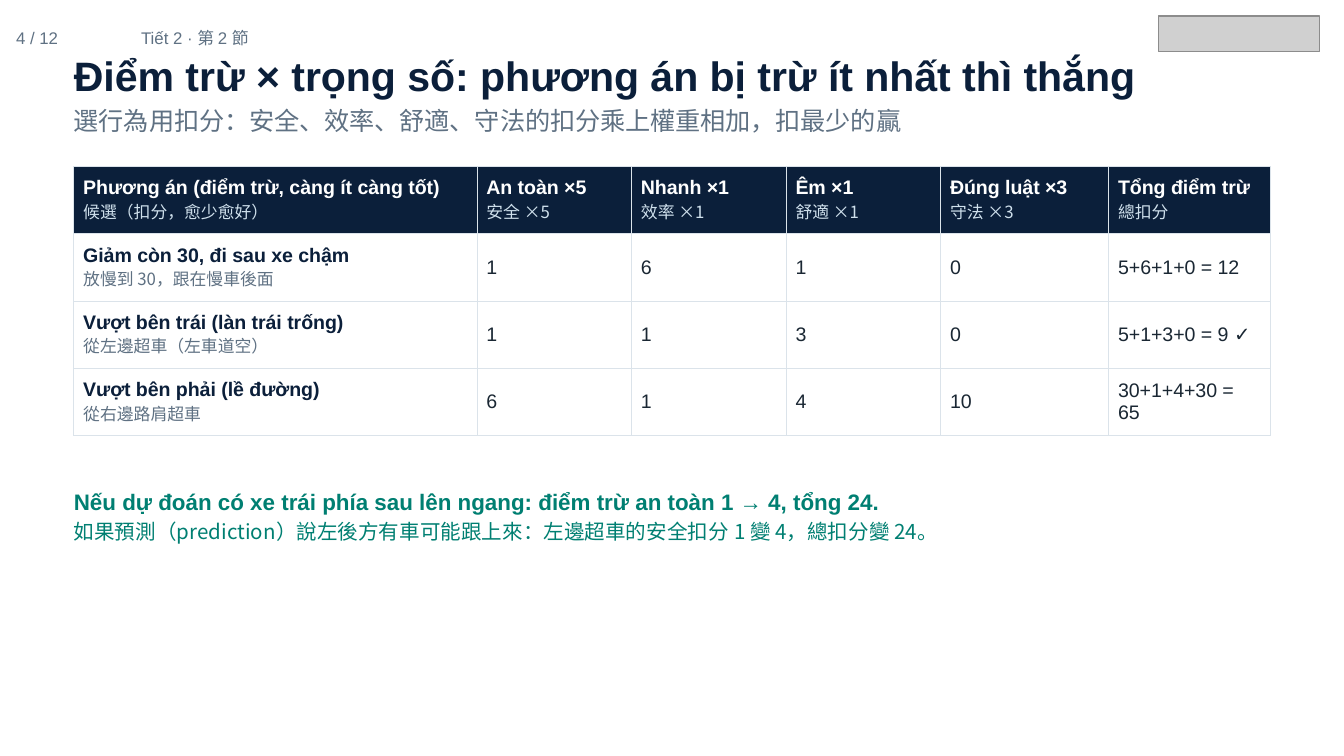
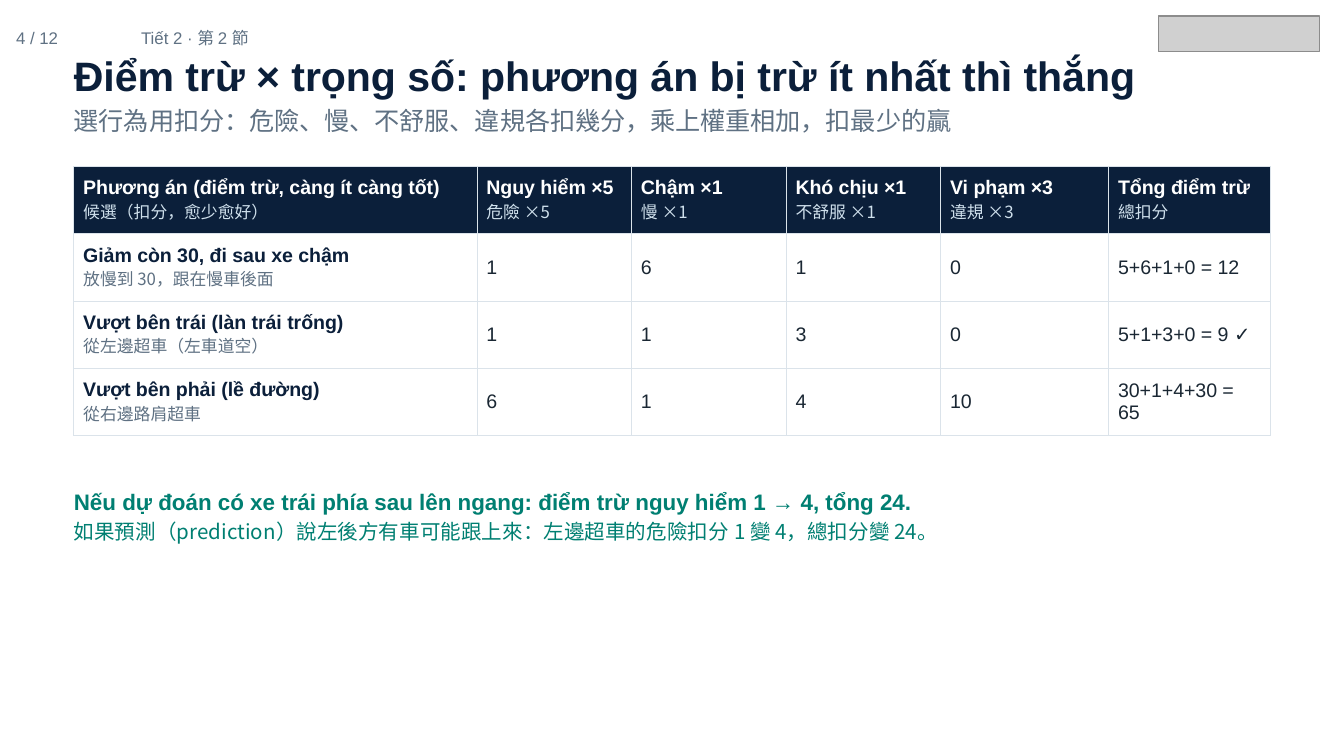
Before and after one commit to ch-neural/MITUST-Principles-of-Self-Driving-Cars, a slide deck: slide 4 of 第十三週(12-03)/第十三週_第2節_簡報.pptx. Drawn at 1344x756 pixels with LibreOffice and Linux fonts; fonts in the diff are those of the drawing; grey boxes stand for pictures. Boxes give left, top, right and bottom in pixels: in the first picture for what was removed or moved away, otherwise in the second. Text is boxed around its words. In the diff, an @@ line names an element or a change of style, - is before the commit and + after.

```diff
--- a/第十三週(12-03)/第十三週_第2節_簡報.pptx
+++ b/第十三週(12-03)/第十三週_第2節_簡報.pptx
@@ text at (x1=74, y1=109, x2=951, y2=133): text changed @@
-選行為用扣分：安全、效率、舒適、守法的扣分乘上權重相加，扣最少的贏
+選行為用扣分：危險、慢、不舒服、違規各扣幾分，乘上權重相加，扣最少的贏
@@ table at (x1=74, y1=167, x2=1270, y2=426) @@
-row 1: Phương án (điểm trừ, càng ít càng tốt) / 候選（扣分，愈少愈好） | An toàn ×5 / 安全 ×5 | Nhanh ×1 / 效率 ×1 | Êm ×1 / 舒適 ×1 | Đúng luật ×3 / 守法 ×3 | Tổng điểm trừ / 總扣分
+row 1: Phương án (điểm trừ, càng ít càng tốt) / 候選（扣分，愈少愈好） | Nguy hiểm ×5 / 危險 ×5 | Chậm ×1 / 慢 ×1 | Khó chịu ×1 / 不舒服 ×1 | Vi phạm ×3 / 違規 ×3 | Tổng điểm trừ / 總扣分
@@ text at (x1=74, y1=492, x2=938, y2=544): text changed @@
-Nếu dự đoán có xe trái phía sau lên ngang: điểm trừ an toàn 1 → 4, tổng 24.
-如果預測（prediction）說左後方有車可能跟上來：左邊超車的安全扣分 1 變 4，總扣分變 24。
+Nếu dự đoán có xe trái phía sau lên ngang: điểm trừ nguy hiểm 1 → 4, tổng 24.
+如果預測（prediction）說左後方有車可能跟上來：左邊超車的危險扣分 1 變 4，總扣分變 24。
```
